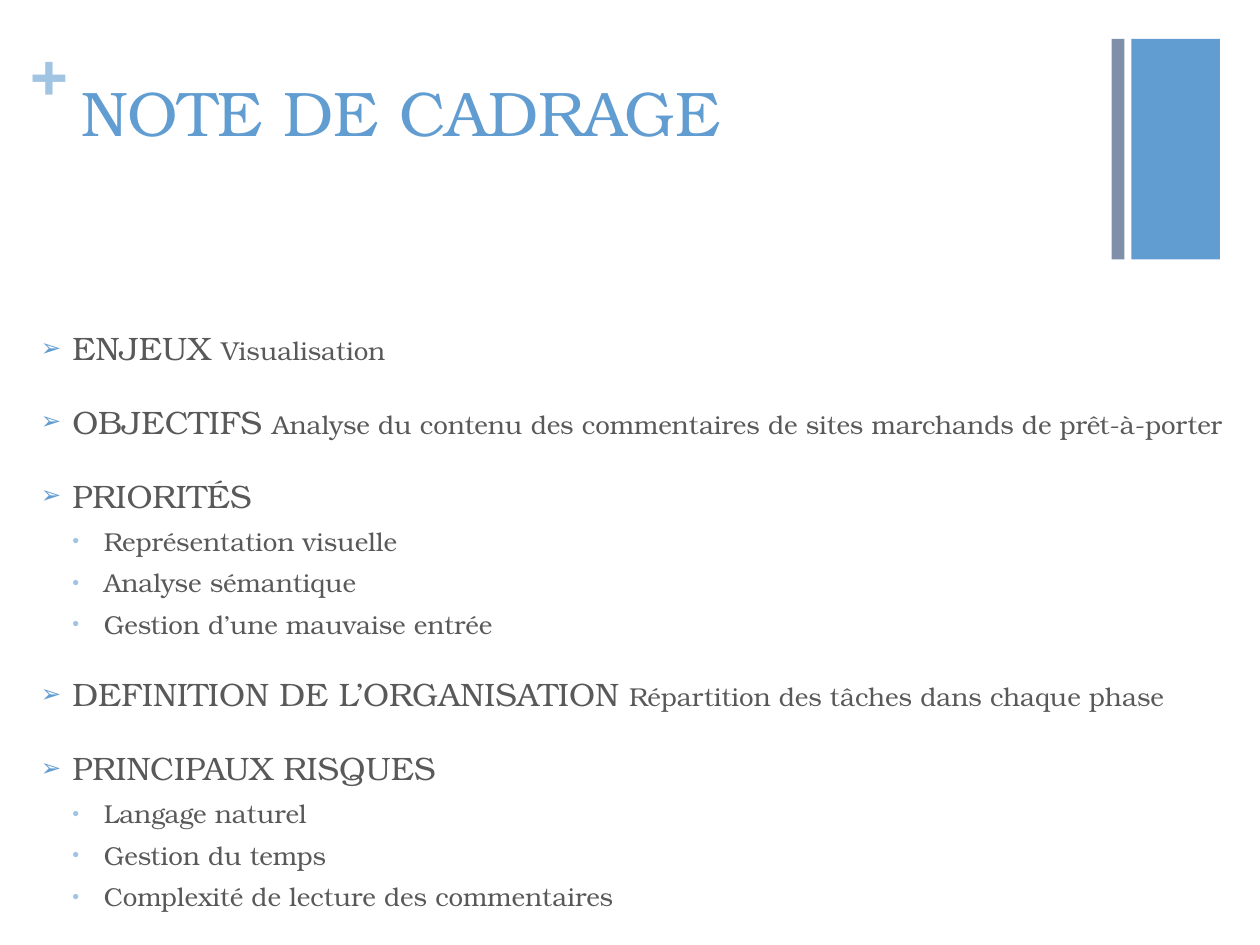
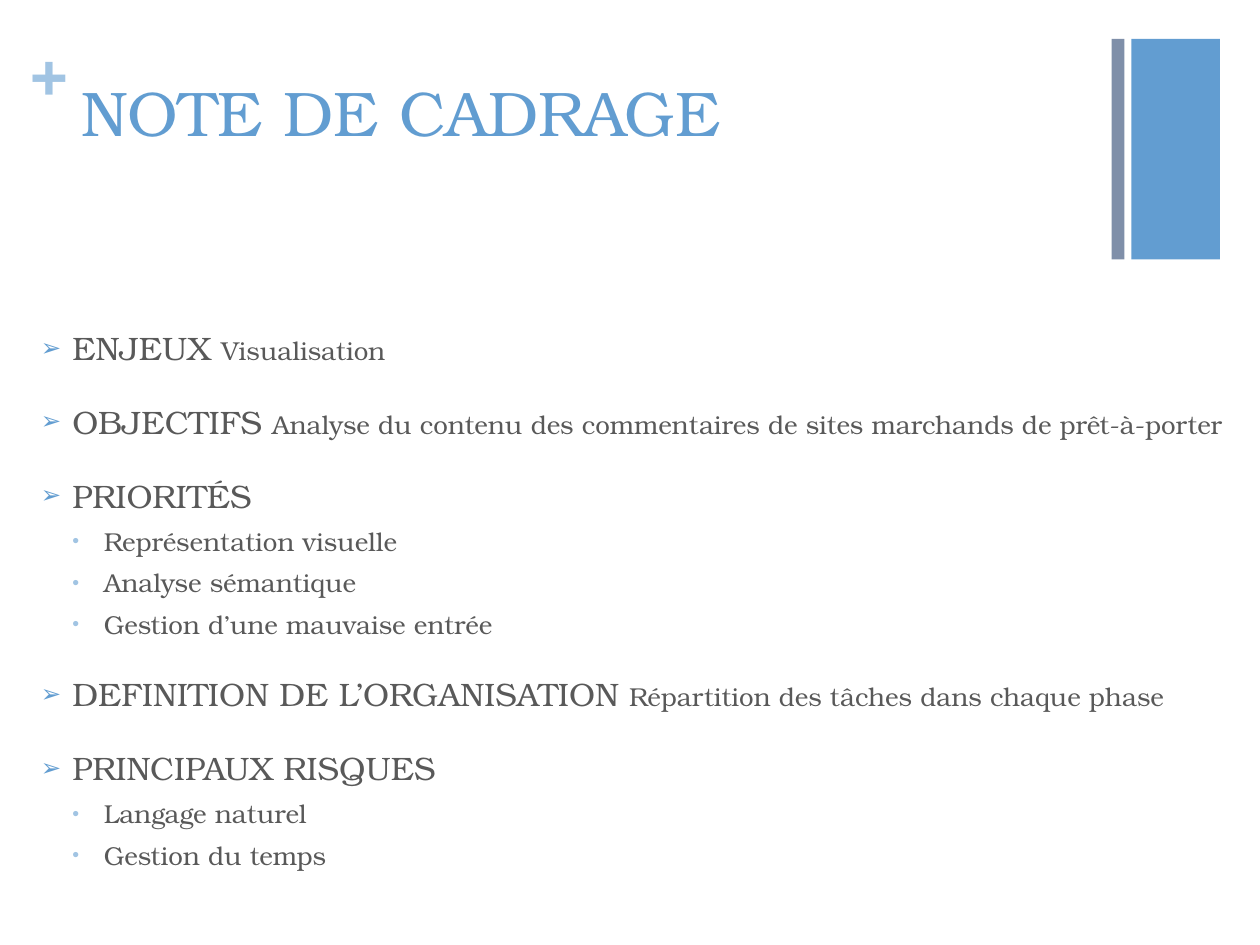
Before and after one commit to vibiscus/python, a slide deck: slide 3 of Presentation 29 avril V2.pptx. Drawn at 1260x945 pixels with LibreOffice and Linux fonts; fonts in the diff are those of the drawing. Boxes give left, top, right and bottom in pixels: in the first picture for what was removed or moved away, otherwise in the second. Text is boxed around its words. In the diff, an @@ line names an element or a change of style, - is before the commit and + after.

```diff
--- a/Presentation 29 avril V2.pptx
+++ b/Presentation 29 avril V2.pptx
@@ text at box(104, 887, 613, 912): paragraph removed @@
-  • Complexité de lecture des commentaires
```
Also in this commit, not shown: 1 other slide changed, 1 other file.
